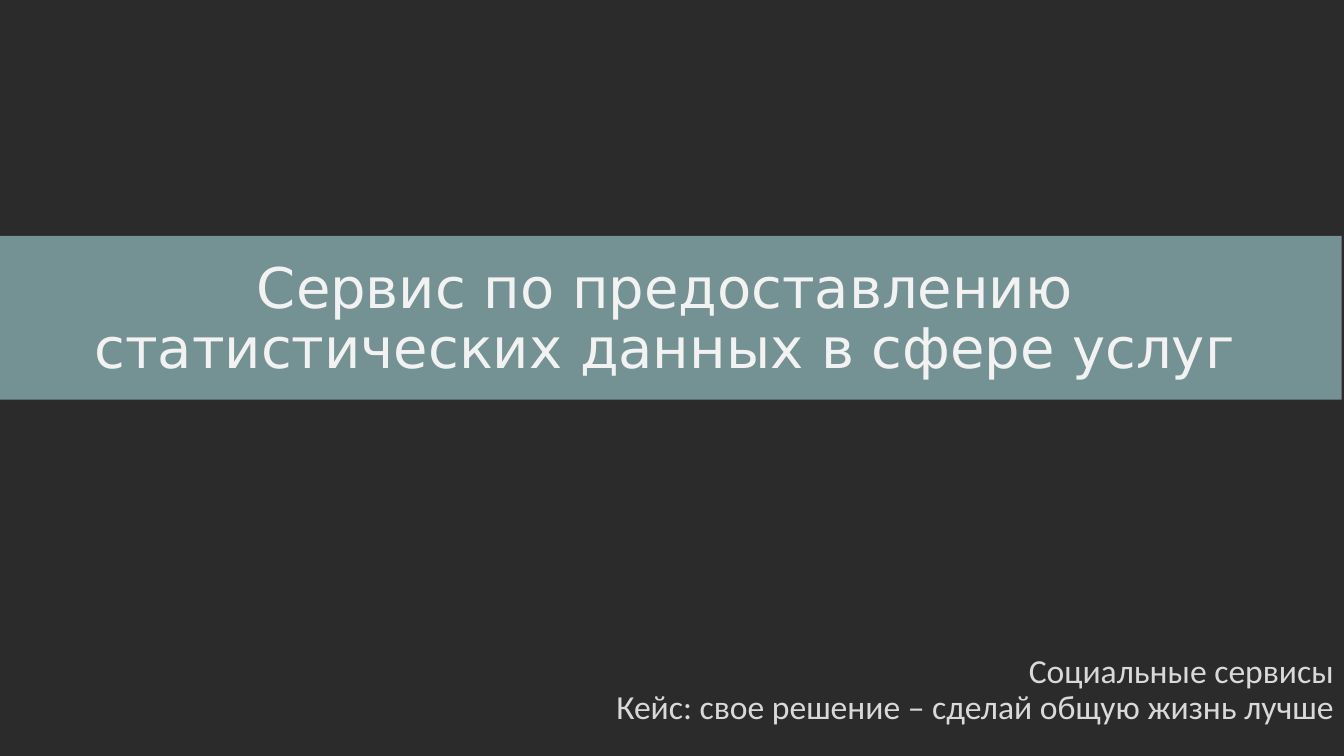
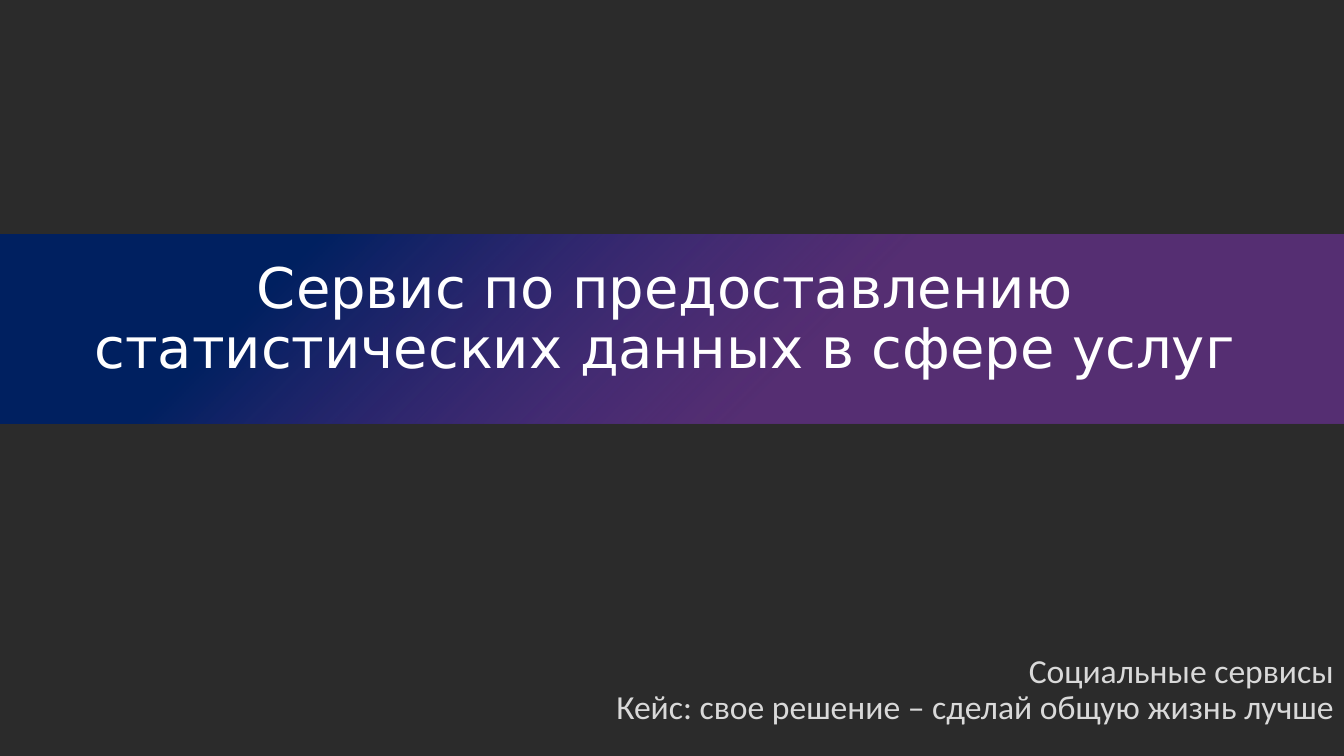
Before and after one commit to vadikko2/Hack_university, a slide deck: slide 1 of Hack_present - 3.pptx. Drawn at 1344x756 pixels with LibreOffice and Linux fonts; fonts in the diff are those of the drawing; background and template pictures are left out; a plain dark background stands for a picture behind light text. Boxes give left, top, right and bottom in pixels: in the first picture for what was removed or moved away, otherwise in the second. Text is boxed around its words. In the diff, an @@ line names an element or a change of style, - is before the commit and + after.

```diff
--- a/Hack_present - 3.pptx
+++ b/Hack_present - 3.pptx
@@ rectangle: place and size @@
-rectangle at <box>0,236,1342,399</box>
+rectangle at <box>0,234,1344,422</box>
@@ rectangle at <box>0,234,1344,422</box>: fill #9BC7CA at 66% opacity to gradient #002060 to #7030A0 @@
@@ title "Сервис по предоставлению статистических данных ..." at <box>95,266,1234,380</box>: text colour #F2F2F2 to #FFFFFF @@
```
Also in this commit, not shown: 4 other slides changed, 1 slide added.
